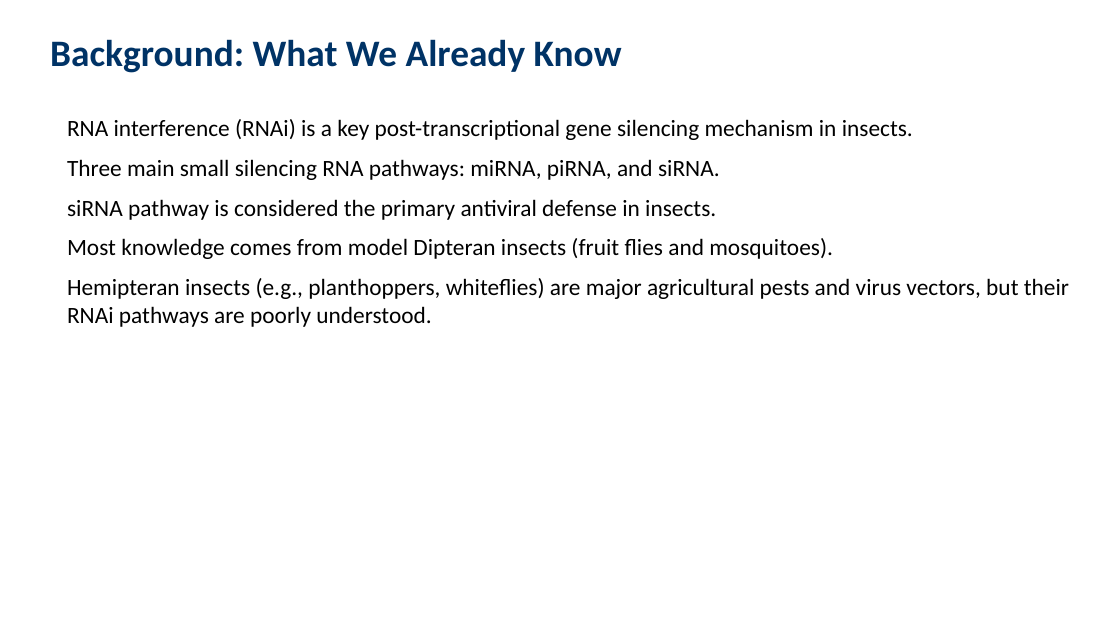
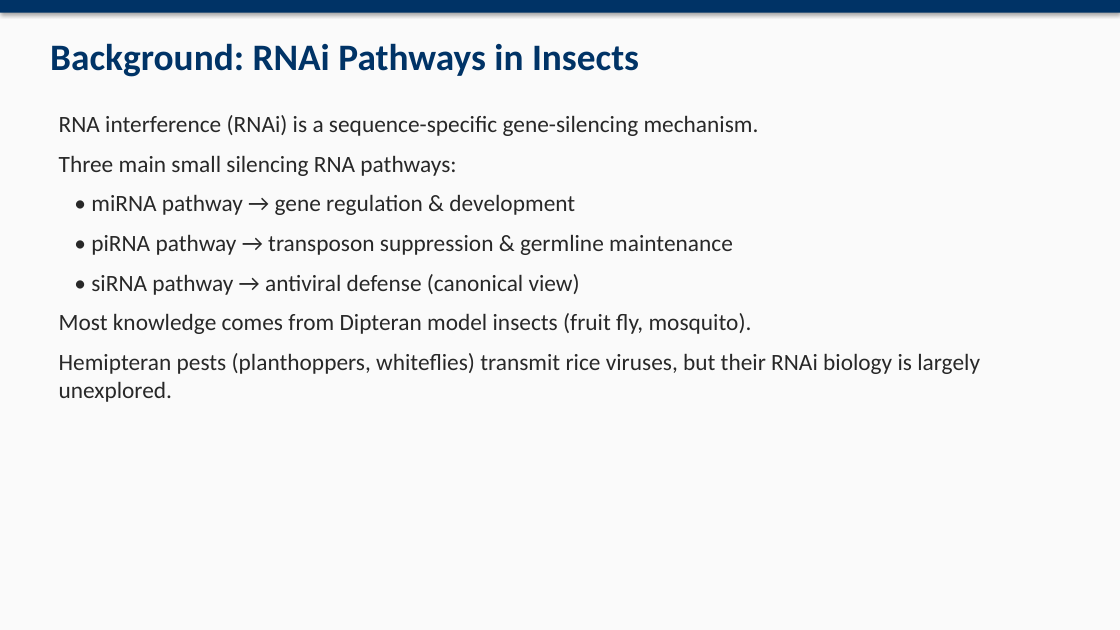
Before and after one commit to David-Mwania/Mwania-Project, a slide deck: slide 2 of Mwania Project/RNAi_Hemiptera_Presentation.pptx. Drawn at 1120x630 pixels with LibreOffice and Linux fonts; fonts in the diff are those of the drawing. Boxes give left, top, right and bottom in pixels: in the first picture for what was removed or moved away, otherwise in the second. Text is boxed around its words. In the diff, an @@ line names an element or a change of style, - is before the commit and + after.

```diff
--- a/Mwania Project/RNAi_Hemiptera_Presentation.pptx
+++ b/Mwania Project/RNAi_Hemiptera_Presentation.pptx
@@ rectangle added at (x1=0, y1=0, x2=1120, y2=630), fill #FAFAFA @@
@@ rectangle added at (x1=0, y1=0, x2=1120, y2=13), fill #003366 @@
@@ text at (x1=50, y1=43, x2=639, y2=77): text changed @@
-Background: What We Already Know
+Background: RNAi Pathways in Insects
@@ text at (x1=59, y1=115, x2=980, y2=402): text changed; text colour #000000 to #282828 @@
-RNA interference (RNAi) is a key post-transcriptional gene silencing mechanism in insects.
-Three main small silencing RNA pathways: miRNA, piRNA, and siRNA.
-siRNA pathway is considered the primary antiviral defense in insects.
-Most knowledge comes from model Dipteran insects (fruit flies and mosquitoes).
-Hemipteran insects (e.g., planthoppers, whiteflies) are major agricultural pests and virus vectors, but their RNAi pathways are poorly understood.
+RNA interference (RNAi) is a sequence-specific gene-silencing mechanism.
+Three main small silencing RNA pathways:
+• miRNA pathway → gene regulation & development
+• piRNA pathway → transposon suppression & germline maintenance
+• siRNA pathway → antiviral defense (canonical view)
+Most knowledge comes from Dipteran model insects (fruit fly, mosquito).
+Hemipteran pests (planthoppers, whiteflies) transmit rice viruses, but their RNAi biology is largely unexplored.
```
Also in this commit, not shown: 13 other slides changed, 2 slides added, 1 other file.
